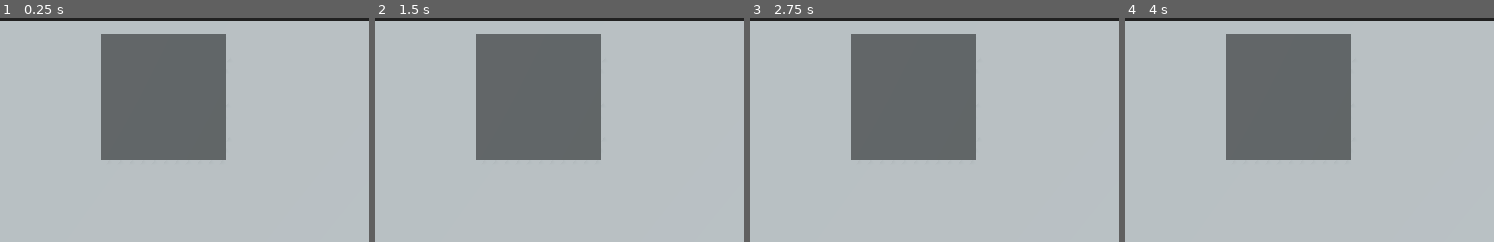
Above: before the commit, frames 1-4 (left to right).
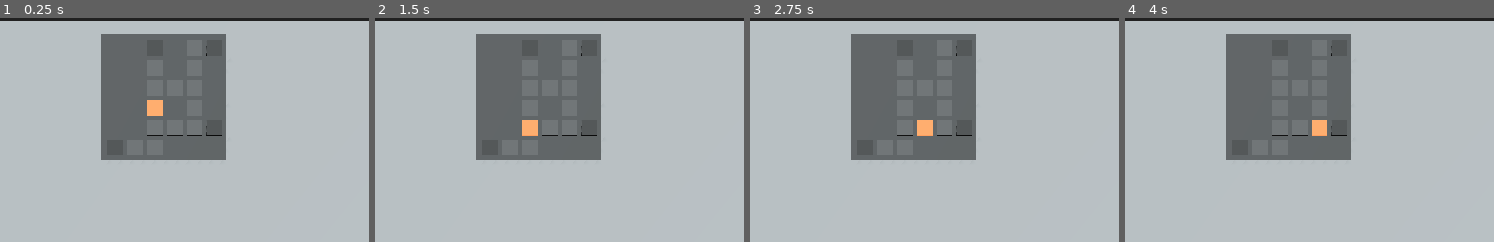
Above: after the commit, the same moments.

Repository: IAmTraffic/Acerola-Jam-0
Game: Godot game, scene res://console.tscn
The game is run twice, just before and just after one commit, with the same random seed, the same clock (stepped at 60 frames per second) and the same inputs.
Inputs (mouse positions are % of the whole screen's width and height, from its top left):
- Up to frame 1 (0.25 s): no input
- Up to frame 2 (1.5 s): tap Enter at 0.5 s; move the mouse to (74, 45) at 0.52 s; click (74, 45) at 0.67 s; move the mouse to (28, 55) at 1.27 s; click (28, 55) at 1.42 s
- Up to frame 3 (2.75 s): tap Space at 2 s; move the mouse to (61, 28) at 2.02 s; click (61, 28) at 2.17 s
- Up to frame 4 (4 s): tap Enter at 2.75 s; move the mouse to (45, 70) at 2.77 s; click (45, 70) at 2.92 s; tap Space at 3.5 s; move the mouse to (82, 65) at 3.52 s; click (82, 65) at 3.67 s
The pictures show only the part of the screen within x 38-88%, y 0-50%; the shares and areas given below are measured in that part.

The runs differ from the first frame. In frame 1, 0.4% of the frame differs, in the area x 39-61%, y 12-53%; in frame 2, 0.4%; in frame 3, 0.4%; in frame 4, 0.4%.

Commit message:
Completed 2 modules, working on the minotaur

Diff:
--- /dev/null
+++ b/Module Components/module_button.gd
@@ -0,0 +1,5 @@
+extends StaticBody3D
+signal pressed(button)
+
+func press() -> void:
+	pressed.emit(self)
--- /dev/null
+++ b/Module Components/module_button.tscn
@@ -0,0 +1,26 @@
+[gd_scene load_steps=5 format=3 uid="uid://drvgohcsnnb3"]
+
+[ext_resource type="Script" path="res://Module Components/module_button.gd" id="1_buiah"]
+
+[sub_resource type="CylinderMesh" id="CylinderMesh_tj5bq"]
+top_radius = 0.05
+bottom_radius = 0.05
+height = 0.05
+
+[sub_resource type="StandardMaterial3D" id="StandardMaterial3D_e3o0t"]
+albedo_color = Color(0.490196, 0.490196, 0.490196, 1)
+
+[sub_resource type="CylinderShape3D" id="CylinderShape3D_h3mfo"]
+height = 0.05
+radius = 0.05
+
+[node name="ModuleButton" type="StaticBody3D"]
+transform = Transform3D(1, 0, 0, 0, -4.37114e-08, -1, 0, 1, -4.37114e-08, 0, 0, 0.025)
+script = ExtResource("1_buiah")
+
+[node name="MeshInstance3D" type="MeshInstance3D" parent="."]
+mesh = SubResource("CylinderMesh_tj5bq")
+surface_material_override/0 = SubResource("StandardMaterial3D_e3o0t")
+
+[node name="CollisionShape3D" type="CollisionShape3D" parent="."]
+shape = SubResource("CylinderShape3D_h3mfo")
--- /dev/null
+++ b/Module Components/module_indicator_light.gd
@@ -0,0 +1,16 @@
+extends MeshInstance3D
+
+const MODULE_INDICATOR_LIGHT_OFF_MATERIAL = preload("res://Module Components/module_indicator_light_off_material.tres")
+const MODULE_INDICATOR_LIGHT_ON_MATERIAL = preload("res://Module Components/module_indicator_light_on_material.tres")
+
+var STATE := false
+
+func _ready():
+	set_state(false)
+
+func set_state(is_on: bool) -> void:
+	set_surface_override_material(0, MODULE_INDICATOR_LIGHT_ON_MATERIAL if is_on else MODULE_INDICATOR_LIGHT_OFF_MATERIAL)
+	STATE = is_on
+
+func get_state() -> bool:
+	return STATE
--- /dev/null
+++ b/Module Components/module_indicator_light.tscn
@@ -0,0 +1,15 @@
+[gd_scene load_steps=4 format=3 uid="uid://chg1ct3sslo45"]
+
+[ext_resource type="Material" uid="uid://daor4eyggosmh" path="res://Module Components/module_indicator_light_on_material.tres" id="1_n650h"]
+[ext_resource type="Script" path="res://Module Components/module_indicator_light.gd" id="2_anubg"]
+
+[sub_resource type="CylinderMesh" id="CylinderMesh_6m7nv"]
+top_radius = 0.05
+bottom_radius = 0.05
+height = 0.05
+
+[node name="ModuleIndicatorLight" type="MeshInstance3D"]
+transform = Transform3D(1, 0, 0, 0, -4.37114e-08, -1, 0, 1, -4.37114e-08, 0, 0, 0.025)
+mesh = SubResource("CylinderMesh_6m7nv")
+surface_material_override/0 = ExtResource("1_n650h")
+script = ExtResource("2_anubg")
--- /dev/null
+++ b/Module Components/module_indicator_light_off_material.tres
@@ -0,0 +1,4 @@
+[gd_resource type="StandardMaterial3D" format=3 uid="uid://dka08riy4sh5r"]
+
+[resource]
+albedo_color = Color(0.639216, 0.639216, 0.639216, 1)
--- /dev/null
+++ b/Module Components/module_indicator_light_on_material.tres
@@ -0,0 +1,7 @@
+[gd_resource type="StandardMaterial3D" format=3 uid="uid://daor4eyggosmh"]
+
+[resource]
+albedo_color = Color(0.533333, 0, 0, 1)
+emission_enabled = true
+emission = Color(1, 0.0392157, 0.0235294, 1)
+emission_energy_multiplier = 16.0
--- /dev/null
+++ b/Module Components/module_label.tscn
@@ -0,0 +1,13 @@
+[gd_scene format=3 uid="uid://cvhmptbbj7sse"]
+
+[node name="ModuleLabel" type="Label3D"]
+transform = Transform3D(1, 0, 0, 0, 1, 0, 0, 0, 1, 0, 0, 0.026)
+pixel_size = 0.001
+modulate = Color(0, 0, 0, 1)
+text = "Subject Terminated"
+font_size = 40
+outline_size = 0
+horizontal_alignment = 0
+vertical_alignment = 0
+autowrap_mode = 3
+width = 300.0
--- /dev/null
+++ b/Modules/indestructible_lizard.gd
@@ -0,0 +1,49 @@
+extends Node3D
+signal terminated
+signal escaped
+
+var subject_active = true		#Set to false if the subject dies or escapes
+
+var IS_IN_ACID = true
+var CURRENT_ACID_LEVEL = 0
+const HIGH_ACID_WARNING_LEVEL = 5
+const HIGH_ACID_FAILURE_LEVEL = 10
+const LOW_ACID_WARNING_LEVEL = -5
+const LOW_ACID_FAILURE_LEVEL = -10
+
+
+@onready var status_label = $ModuleLabel
+@onready var switch_acid_button = $ModuleButton
+@onready var acid_state_label = $ModuleLabel2
+
+func _ready():
+	switch_acid_button.connect("pressed", switch_acid_button_pressed)
+
+func _process(delta):
+	if subject_active:
+		CURRENT_ACID_LEVEL += delta if IS_IN_ACID else -delta
+
+		if status_label:
+			if CURRENT_ACID_LEVEL >= HIGH_ACID_FAILURE_LEVEL:
+				emit_signal("terminated")
+				status_label.text = "Subject Terminated"
+				acid_state_label.text = "N/A"
+				subject_active = false
+			elif CURRENT_ACID_LEVEL >= HIGH_ACID_WARNING_LEVEL:
+				status_label.text = "Warning: Subject Termination Imminent"
+			elif CURRENT_ACID_LEVEL <= LOW_ACID_FAILURE_LEVEL:
+				emit_signal("escaped")
+				status_label.text = "Subject Escaped"
+				acid_state_label.text = "N/A"
+				subject_active = false
+			elif CURRENT_ACID_LEVEL <= LOW_ACID_WARNING_LEVEL:
+				status_label.text = "Warning: Subject Escape Imminent"
+			else:
+				status_label.text = "Subject Status is Nominal"
+
+		if acid_state_label:
+			acid_state_label.text = "Subject Acid Status:\n"
+			acid_state_label.text += "Submerged" if IS_IN_ACID else "Unsubmerged"
+
+func switch_acid_button_pressed(_btn) -> void:
+	IS_IN_ACID = !IS_IN_ACID
--- a/Modules/indestructible_lizard.tscn
+++ b/Modules/indestructible_lizard.tscn
@@ -1,7 +1,20 @@
-[gd_scene load_steps=2 format=3 uid="uid://8cijb6kel42o"]
+[gd_scene load_steps=5 format=3 uid="uid://8cijb6kel42o"]
 
-[ext_resource type="PackedScene" uid="uid://de5jl0vuhgxum" path="res://module_base.tscn" id="1_71b34"]
+[ext_resource type="PackedScene" uid="uid://de5jl0vuhgxum" path="res://Module Components/module_base.tscn" id="1_71b34"]
+[ext_resource type="Script" path="res://Modules/indestructible_lizard.gd" id="1_kcoed"]
+[ext_resource type="PackedScene" uid="uid://cvhmptbbj7sse" path="res://Module Components/module_label.tscn" id="3_gxgb0"]
+[ext_resource type="PackedScene" uid="uid://drvgohcsnnb3" path="res://Module Components/module_button.tscn" id="4_hpbpe"]
 
 [node name="Indestructible Lizard" type="Node3D"]
+script = ExtResource("1_kcoed")
 
 [node name="ModuleBase" parent="." instance=ExtResource("1_71b34")]
+
+[node name="ModuleLabel" parent="." instance=ExtResource("3_gxgb0")]
+transform = Transform3D(1, 0, 0, 0, 1, 0, 0, 0, 1, -0.189213, 0.207489, 0.026)
+
+[node name="ModuleButton" parent="." instance=ExtResource("4_hpbpe")]
+transform = Transform3D(1, 0, 0, 0, -4.37114e-08, -1, 0, 1, -4.37114e-08, 0.136279, -0.140525, 0.025)
+
+[node name="ModuleLabel2" parent="." instance=ExtResource("3_gxgb0")]
+transform = Transform3D(1, 0, 0, 0, 1, 0, 0, 0, 1, -0.185681, 0.00789548, 0.026)
--- /dev/null
+++ b/Modules/lonesome_george.gd
@@ -0,0 +1,44 @@
+extends Node3D
+signal terminated
+signal escaped
+var subject_active = true		#Set to false if the subject dies or escapes
+
+const MIN_LONELY_TIMER = 5.0
+const MAX_LONELY_TIMER = 10.0
+const TIME_TO_RESPOND = 5.0
+
+@onready var respond_btn = $ModuleButton
+@onready var lonely_indicator_light = $ModuleIndicatorLight
+@onready var lonely_timer = $LonelyTimer
+@onready var respond_timer = $RespondTimer
+
+var IS_LONELY := false
+
+func _ready():
+	respond_btn.connect("pressed", on_respond_pressed)
+
+	respond_timer.wait_time = TIME_TO_RESPOND
+
+	set_lonely_timer()
+
+func on_respond_pressed(_btn) -> void:
+	if IS_LONELY and subject_active:
+		lonely_indicator_light.set_state(false)
+		IS_LONELY = false
+		respond_timer.stop()
+		set_lonely_timer()
+
+func set_lonely_timer() -> void:
+	lonely_timer.wait_time = randf_range(MIN_LONELY_TIMER, MAX_LONELY_TIMER)
+	lonely_timer.start()
+
+
+func _on_lonely_timer_timeout():
+	respond_timer.start()
+	IS_LONELY = true
+	lonely_indicator_light.set_state(true)
+
+
+func _on_respond_timer_timeout():
+	emit_signal("escaped")
+	subject_active = false
--- /dev/null
+++ b/Modules/lonesome_george.tscn
@@ -0,0 +1,26 @@
+[gd_scene load_steps=5 format=3 uid="uid://cei8aahquw2t8"]
+
+[ext_resource type="PackedScene" uid="uid://de5jl0vuhgxum" path="res://Module Components/module_base.tscn" id="1_4s33g"]
+[ext_resource type="Script" path="res://Modules/lonesome_george.gd" id="1_75nxe"]
+[ext_resource type="PackedScene" uid="uid://drvgohcsnnb3" path="res://Module Components/module_button.tscn" id="2_1poyv"]
+[ext_resource type="PackedScene" uid="uid://chg1ct3sslo45" path="res://Module Components/module_indicator_light.tscn" id="3_7piqb"]
+
+[node name="Lonesome George" type="Node3D"]
+script = ExtResource("1_75nxe")
+
+[node name="ModuleBase" parent="." instance=ExtResource("1_4s33g")]
+
+[node name="ModuleButton" parent="." instance=ExtResource("2_1poyv")]
+transform = Transform3D(1, 0, 0, 0, -4.37114e-08, -1, 0, 1, -4.37114e-08, 0, -0.0854704, 0.025)
+
+[node name="ModuleIndicatorLight" parent="." instance=ExtResource("3_7piqb")]
+transform = Transform3D(1, 0, 0, 0, -4.37114e-08, -1, 0, 1, -4.37114e-08, 0, 0.0923479, 0.025)
+
+[node name="LonelyTimer" type="Timer" parent="."]
+one_shot = true
+
+[node name="RespondTimer" type="Timer" parent="."]
+one_shot = true
+
+[connection signal="timeout" from="LonelyTimer" to="." method="_on_lonely_timer_timeout"]
+[connection signal="timeout" from="RespondTimer" to="." method="_on_respond_timer_timeout"]
--- /dev/null
+++ b/Modules/minotaur.gd
@@ -0,0 +1,156 @@
+extends Node3D
+signal terminated
+signal escaped
+var subject_active = true
+
+const MODULE_BUTTON = preload("res://Module Components/module_button.tscn")
+const MODULE_INDICATOR_LIGHT = preload("res://Module Components/module_indicator_light.tscn")
+var HALLWAY_LIGHT_BOX_SHAPE = BoxMesh.new()
+const GRID_PADDING = 0.02
+
+@onready var module_base = $ModuleBase
+@onready var door_btns = $DoorBtns
+@onready var hallway_lights = $HallwayLights
+
+var MINOTAUR_POSITION = Vector2i(2, 3)
+var DOOR_LOCATIONS = [
+	{
+		"pos": Vector2i(2, 0)
+	},
+	{
+		"pos": Vector2i(5, 0)
+	},
+	{
+		"pos": Vector2i(5, 4)
+	},
+	{
+		"pos": Vector2i(0, 5)
+	}
+]
+var HALLWAY_LOCATIONS = [
+	{
+		"pos": Vector2i(4, 0),
+		"neighbors": [Vector2i(4, 1)],
+		#"light": $HallwayLights/ModuleIndicatorLight12
+	},
+	{
+		"pos": Vector2i(4, 1),
+		"neighbors": [Vector2i(4, 0), Vector2i(4, 2)],
+		#"light": $HallwayLights/ModuleIndicatorLight11
+	},
+	{
+		"pos": Vector2i(4, 2),
+		"neighbors": [Vector2i(4, 3), Vector2i(3, 2)],
+		#"light": $HallwayLights/ModuleIndicatorLight10
+	},
+	{
+		"pos": Vector2i(4, 3),
+		"neighbors": [Vector2i(4, 2), Vector2i(4, 4)],
+		#"light": $HallwayLights/ModuleIndicatorLight13
+	},
+	{
+		"pos": Vector2i(4, 4),
+		"neighbors": [Vector2i(4, 3), Vector2i(3, 4)],
+		#"light": $HallwayLights/ModuleIndicatorLight
+	},
+	{
+		"pos": Vector2i(2, 1),
+		"neighbors": [Vector2i(2, 2)],
+		#"light": $HallwayLights/ModuleIndicatorLight8
+	},
+	{
+		"pos": Vector2i(2, 2),
+		"neighbors": [Vector2i(2, 1), Vector2i(3, 2)],
+		#"light": $HallwayLights/ModuleIndicatorLight7
+	},
+	{
+		"pos": Vector2i(2, 3),
+		"neighbors": [Vector2i(2, 2), Vector2i(2, 4)],
+		#"light": $HallwayLights/ModuleIndicatorLight6
+	},
+	{
+		"pos": Vector2i(2, 4),
+		"neighbors": [Vector2i(2, 3), Vector2i(2, 5), Vector2i(3, 4)],
+		#"light": $HallwayLights/ModuleIndicatorLight3
+	},
+	{
+		"pos": Vector2i(2, 5),
+		"neighbors": [Vector2i(2, 4), Vector2i(1, 5)],
+		#"light": $HallwayLights/ModuleIndicatorLight4
+	},
+	{
+		"pos": Vector2i(3, 2),
+		"neighbors": [Vector2i(2, 2), Vector2i(4, 2)],
+		#"light": $HallwayLights/ModuleIndicatorLight9
+	},
+	{
+		"pos": Vector2i(3, 4),
+		"neighbors": [Vector2i(2, 4), Vector2i(4, 4)],
+		#"light": $HallwayLights/ModuleIndicatorLight2
+	},
+	{
+		"pos": Vector2i(1, 5),
+		"neighbors": [Vector2i(2, 5)],
+		#"light": $HallwayLights/ModuleIndicatorLight5
+	},
+]
+
+func _ready():
+	HALLWAY_LIGHT_BOX_SHAPE.size = Vector3(0.05, 0.01, 0.05)
+
+	init_hallway_lights()
+	setup_door_btns()
+
+func _process(_delta):
+	if subject_active:
+		display_minotaur()
+
+
+func door_btn_pressed(btn: StaticBody3D) -> void:
+	if subject_active:
+		print(btn.name)
+
+
+func _on_subject_movement_timeout():
+	if subject_active:
+		var neighbors = []
+		for hall_loc in HALLWAY_LOCATIONS:
+			if hall_loc.pos == MINOTAUR_POSITION:
+				print(hall_loc)
+				neighbors = hall_loc.neighbors
+		if neighbors.size() < 1:
+			printerr("No Neighbors!")
+			return
+
+		MINOTAUR_POSITION = neighbors[randi_range(0, neighbors.size() - 1)]
+
+func display_minotaur() -> void:
+	for indicator_light in hallway_lights.get_children():
+		indicator_light.set_state(false)
+	for pos: Dictionary in HALLWAY_LOCATIONS:
+		if pos.pos == MINOTAUR_POSITION:
+			if pos.has("light") and pos.light:
+				pos.light.set_state(true)
+
+func setup_door_btns() -> void:
+	for door_loc in DOOR_LOCATIONS:
+		var door = MODULE_BUTTON.instantiate()
+		door.get_node("MeshInstance3D").mesh = HALLWAY_LIGHT_BOX_SHAPE
+		door_btns.add_child(door)
+		position_grid_element(door, door_loc)
+		door.connect("pressed", door_btn_pressed)
+
+func init_hallway_lights() -> void:
+	for hall_loc in HALLWAY_LOCATIONS:
+		var light = MODULE_INDICATOR_LIGHT.instantiate()
+		light.mesh = HALLWAY_LIGHT_BOX_SHAPE
+		hallway_lights.add_child(light)
+		position_grid_element(light, hall_loc)
+		hall_loc.light = light
+
+func position_grid_element(grid_element, loc) -> void:
+	grid_element.position.x -= module_base.mesh.size.x / 2.0 - HALLWAY_LIGHT_BOX_SHAPE.size.x / 2.0 - GRID_PADDING
+	grid_element.position.y += module_base.mesh.size.y / 2.0 - HALLWAY_LIGHT_BOX_SHAPE.size.z / 2.0 - GRID_PADDING
+
+	grid_element.position.x += loc.pos.x * ((module_base.mesh.size.x - GRID_PADDING) / 6.0)
+	grid_element.position.y -= loc.pos.y * ((module_base.mesh.size.y - GRID_PADDING) / 6.0)
--- /dev/null
+++ b/Modules/minotaur.tscn
@@ -0,0 +1,165 @@
+[gd_scene load_steps=10 format=3 uid="uid://oiqnqviq3l75"]
+
+[ext_resource type="PackedScene" uid="uid://de5jl0vuhgxum" path="res://Module Components/module_base.tscn" id="1_01kur"]
+[ext_resource type="Script" path="res://Modules/minotaur.gd" id="1_md1yh"]
+[ext_resource type="Script" path="res://Module Components/module_button.gd" id="3_d33mw"]
+[ext_resource type="Material" uid="uid://daor4eyggosmh" path="res://Module Components/module_indicator_light_on_material.tres" id="4_cj8dn"]
+[ext_resource type="Script" path="res://Module Components/module_indicator_light.gd" id="5_f0u1e"]
+
+[sub_resource type="BoxMesh" id="BoxMesh_gx2qj"]
+size = Vector3(0.05, 0.01, 0.05)
+
+[sub_resource type="StandardMaterial3D" id="StandardMaterial3D_e3o0t"]
+albedo_color = Color(0.490196, 0.490196, 0.490196, 1)
+
+[sub_resource type="BoxShape3D" id="BoxShape3D_lj2bn"]
+size = Vector3(0.05, 0.01, 0.05)
+
+[sub_resource type="BoxMesh" id="BoxMesh_dtxyf"]
+size = Vector3(0.05, 0.01, 0.05)
+
+[node name="Minotaur" type="Node3D"]
+script = ExtResource("1_md1yh")
+
+[node name="ModuleBase" parent="." instance=ExtResource("1_01kur")]
+
+[node name="DoorBtns" type="Node3D" parent="."]
+
+[node name="HallwayLights" type="Node3D" parent="."]
+
+[node name="SubjectMovement" type="Timer" parent="."]
+autostart = true
+
+[node name="DoorBtns-BACKUP" type="Node3D" parent="."]
+visible = false
+
+[node name="ModuleButton1" type="StaticBody3D" parent="DoorBtns-BACKUP"]
+transform = Transform3D(1, 0, 0, 0, -4.37114e-08, -1, 0, 1, -4.37114e-08, 0.142623, 0.160597, 0.025)
+script = ExtResource("3_d33mw")
+metadata/_edit_group_ = true
+
+[node name="MeshInstance3D" type="MeshInstance3D" parent="DoorBtns-BACKUP/ModuleButton1"]
+mesh = SubResource("BoxMesh_gx2qj")
+surface_material_override/0 = SubResource("StandardMaterial3D_e3o0t")
+
+[node name="CollisionShape3D" type="CollisionShape3D" parent="DoorBtns-BACKUP/ModuleButton1"]
+shape = SubResource("BoxShape3D_lj2bn")
+
+[node name="ModuleButton2" type="StaticBody3D" parent="DoorBtns-BACKUP"]
+transform = Transform3D(1, 0, 0, 0, -4.37114e-08, -1, 0, 1, -4.37114e-08, -0.0364374, 0.170617, 0.025)
+script = ExtResource("3_d33mw")
+metadata/_edit_group_ = true
+
+[node name="MeshInstance3D" type="MeshInstance3D" parent="DoorBtns-BACKUP/ModuleButton2"]
+mesh = SubResource("BoxMesh_gx2qj")
+surface_material_override/0 = SubResource("StandardMaterial3D_e3o0t")
+
+[node name="CollisionShape3D" type="CollisionShape3D" parent="DoorBtns-BACKUP/ModuleButton2"]
+shape = SubResource("BoxShape3D_lj2bn")
+
+[node name="ModuleButton3" type="StaticBody3D" parent="DoorBtns-BACKUP"]
+transform = Transform3D(1, 0, 0, 0, -4.37114e-08, -1, 0, 1, -4.37114e-08, -0.14738, -0.140402, 0.025)
+script = ExtResource("3_d33mw")
+metadata/_edit_group_ = true
+
+[node name="MeshInstance3D" type="MeshInstance3D" parent="DoorBtns-BACKUP/ModuleButton3"]
+mesh = SubResource("BoxMesh_gx2qj")
+surface_material_override/0 = SubResource("StandardMaterial3D_e3o0t")
+
+[node name="CollisionShape3D" type="CollisionShape3D" parent="DoorBtns-BACKUP/ModuleButton3"]
+shape = SubResource("BoxShape3D_lj2bn")
+
+[node name="ModuleButton4" type="StaticBody3D" parent="DoorBtns-BACKUP"]
+transform = Transform3D(1, 0, 0, 0, -4.37114e-08, -1, 0, 1, -4.37114e-08, 0.142623, -0.0783965, 0.025)
+script = ExtResource("3_d33mw")
+metadata/_edit_group_ = true
+
+[node name="MeshInstance3D" type="MeshInstance3D" parent="DoorBtns-BACKUP/ModuleButton4"]
+mesh = SubResource("BoxMesh_gx2qj")
+surface_material_override/0 = SubResource("StandardMaterial3D_e3o0t")
+
+[node name="CollisionShape3D" type="CollisionShape3D" parent="DoorBtns-BACKUP/ModuleButton4"]
+shape = SubResource("BoxShape3D_lj2bn")
+
+[node name="HallwayLights-BACKUP" type="Node3D" parent="."]
+visible = false
+
+[node name="ModuleIndicatorLight" type="MeshInstance3D" parent="HallwayLights-BACKUP"]
+transform = Transform3D(1, 0, 0, 0, -4.37114e-08, -1, 0, 1, -4.37114e-08, 0.0829769, -0.0763099, 0.025)
+mesh = SubResource("BoxMesh_dtxyf")
+surface_material_override/0 = ExtResource("4_cj8dn")
+script = ExtResource("5_f0u1e")
+
+[node name="ModuleIndicatorLight2" type="MeshInstance3D" parent="HallwayLights-BACKUP"]
+transform = Transform3D(1, 0, 0, 0, -4.37114e-08, -1, 0, 1, -4.37114e-08, 0.0236482, -0.0763099, 0.025)
+mesh = SubResource("BoxMesh_dtxyf")
+surface_material_override/0 = ExtResource("4_cj8dn")
+script = ExtResource("5_f0u1e")
+
+[node name="ModuleIndicatorLight3" type="MeshInstance3D" parent="HallwayLights-BACKUP"]
+transform = Transform3D(1, 0, 0, 0, -4.37114e-08, -1, 0, 1, -4.37114e-08, -0.0363736, -0.0763099, 0.025)
+mesh = SubResource("BoxMesh_dtxyf")
+surface_material_override/0 = ExtResource("4_cj8dn")
+script = ExtResource("5_f0u1e")
+
+[node name="ModuleIndicatorLight4" type="MeshInstance3D" parent="HallwayLights-BACKUP"]
+transform = Transform3D(1, 0, 0, 0, -4.37114e-08, -1, 0, 1, -4.37114e-08, -0.0363736, -0.142319, 0.025)
+mesh = SubResource("BoxMesh_dtxyf")
+surface_material_override/0 = ExtResource("4_cj8dn")
+script = ExtResource("5_f0u1e")
+
+[node name="ModuleIndicatorLight5" type="MeshInstance3D" parent="HallwayLights-BACKUP"]
+transform = Transform3D(1, 0, 0, 0, -4.37114e-08, -1, 0, 1, -4.37114e-08, -0.0904925, -0.142319, 0.025)
+mesh = SubResource("BoxMesh_dtxyf")
+surface_material_override/0 = ExtResource("4_cj8dn")
+script = ExtResource("5_f0u1e")
+
+[node name="ModuleIndicatorLight6" type="MeshInstance3D" parent="HallwayLights-BACKUP"]
+transform = Transform3D(1, 0, 0, 0, -4.37114e-08, -1, 0, 1, -4.37114e-08, -0.0363736, -0.0128212, 0.0261663)
+mesh = SubResource("BoxMesh_dtxyf")
+surface_material_override/0 = ExtResource("4_cj8dn")
+script = ExtResource("5_f0u1e")
+
+[node name="ModuleIndicatorLight7" type="MeshInstance3D" parent="HallwayLights-BACKUP"]
+transform = Transform3D(1, 0, 0, 0, -4.37114e-08, -1, 0, 1, -4.37114e-08, -0.0363736, 0.0494208, 0.025)
+mesh = SubResource("BoxMesh_dtxyf")
+surface_material_override/0 = ExtResource("4_cj8dn")
+script = ExtResource("5_f0u1e")
+
+[node name="ModuleIndicatorLight8" type="MeshInstance3D" parent="HallwayLights-BACKUP"]
+transform = Transform3D(1, 0, 0, 0, -4.37114e-08, -1, 0, 1, -4.37114e-08, -0.0363736, 0.111556, 0.025)
+mesh = SubResource("BoxMesh_dtxyf")
+surface_material_override/0 = ExtResource("4_cj8dn")
+script = ExtResource("5_f0u1e")
+
+[node name="ModuleIndicatorLight9" type="MeshInstance3D" parent="HallwayLights-BACKUP"]
+transform = Transform3D(1, 0, 0, 0, -4.37114e-08, -1, 0, 1, -4.37114e-08, 0.0226341, 0.0494208, 0.025)
+mesh = SubResource("BoxMesh_dtxyf")
+surface_material_override/0 = ExtResource("4_cj8dn")
+script = ExtResource("5_f0u1e")
+
+[node name="ModuleIndicatorLight10" type="MeshInstance3D" parent="HallwayLights-BACKUP"]
+transform = Transform3D(1, 0, 0, 0, -4.37114e-08, -1, 0, 1, -4.37114e-08, 0.0859693, 0.0494208, 0.025)
+mesh = SubResource("BoxMesh_dtxyf")
+surface_material_override/0 = ExtResource("4_cj8dn")
+script = ExtResource("5_f0u1e")
+
+[node name="ModuleIndicatorLight11" type="MeshInstance3D" parent="HallwayLights-BACKUP"]
+transform = Transform3D(1, 0, 0, 0, -4.37114e-08, -1, 0, 1, -4.37114e-08, 0.0859693, 0.103868, 0.025)
+mesh = SubResource("BoxMesh_dtxyf")
+surface_material_override/0 = ExtResource("4_cj8dn")
+script = ExtResource("5_f0u1e")
+
+[node name="ModuleIndicatorLight12" type="MeshInstance3D" parent="HallwayLights-BACKUP"]
+transform = Transform3D(1, 0, 0, 0, -4.37114e-08, -1, 0, 1, -4.37114e-08, 0.0859693, 0.161722, 0.025)
+mesh = SubResource("BoxMesh_dtxyf")
+surface_material_override/0 = ExtResource("4_cj8dn")
+script = ExtResource("5_f0u1e")
+
+[node name="ModuleIndicatorLight13" type="MeshInstance3D" parent="HallwayLights-BACKUP"]
+transform = Transform3D(1, 0, 0, 0, -4.37114e-08, -1, 0, 1, -4.37114e-08, 0.090917, -0.0138615, 0.025)
+mesh = SubResource("BoxMesh_dtxyf")
+surface_material_override/0 = ExtResource("4_cj8dn")
+script = ExtResource("5_f0u1e")
+
+[connection signal="timeout" from="SubjectMovement" to="." method="_on_subject_movement_timeout"]
--- a/console.gd
+++ b/console.gd
@@ -11,6 +11,8 @@
 
 #Module Types
 const INDESTRUCTIBLE_LIZARD_MODULE = preload("res://Modules/indestructible_lizard.tscn")
+const LONESOME_GEORGE_MODULE = preload("res://Modules/lonesome_george.tscn")
+const MINOTAUR_MODULE = preload("res://Modules/minotaur.tscn")
 
 func _process(_delta):
 	if Input.is_action_just_pressed("ui_cancel"):
@@ -28,12 +30,13 @@
 		if result:
 			match result.collider.collision_layer:
 				1:
-					result.collider.interact
+					if result.collider.has_method("press"):
+						result.collider.press()
 				_:
 					printerr("Bad collision layer " + str(result.collider.collision_layer) + " on collider " + result.collider.name)
 
 func _ready():
-	spawn_module(Vector2i(2, 0), INDESTRUCTIBLE_LIZARD_MODULE)
+	spawn_module(Vector2i(2, 0), MINOTAUR_MODULE)
 
 func spawn_module(location: Vector2i, module: PackedScene) -> void:
 	if location.y >= MODULES.size() or location.x >= MODULES[location.y].size():
@@ -43,3 +46,13 @@
 	var new_module = module.instantiate()
 	module_wrapper.add_child(new_module)
 	new_module.position = Vector3(BASE_MODULE_POSITION.x + DELTA_MODULE_POSITION.x * location.x, BASE_MODULE_POSITION.y + DELTA_MODULE_POSITION.y * location.y, -0.5)
+	new_module.connect("terminated", module_terminated)
+	new_module.connect("escaped", module_escaped)
+
+func module_terminated() -> void:
+	module_failed("Terminated")
+func module_escaped() -> void:
+	module_failed("Escaped")
+
+func module_failed(failure_reason: String) -> void:
+	print("Module Failed! " + failure_reason)
Not shown, changed: Aberration Ideas.txt
Not shown, added: Exports/Test Export/index.apple-touch-icon.png.import
Not shown, added: Exports/Test Export/index.icon.png.import
Not shown, added: Exports/Test Export/index.png.import
Renamed: module_base.tscn -> Module Components/module_base.tscn
Not shown, added: export_presets.cfg
Not shown, added: Exports/Test Export.zip
Not shown, added: Exports/Test Export/index.apple-touch-icon.png
Not shown, added: Exports/Test Export/index.audio.worklet.js
Not shown, added: Exports/Test Export/index.icon.png
Not shown, added: Exports/Test Export/index.pck
Not shown, added: Exports/Test Export/index.png
(and 2 more such lines)
